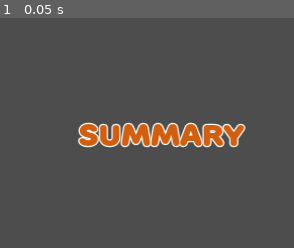
Above: before the commit, frame 1.
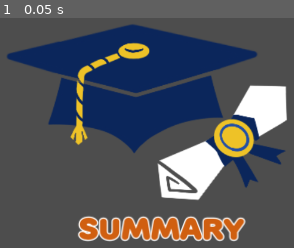
Above: after the commit, the same moment.

Repository: stem-career-paths/game
Game: Godot game, scene res://ui/epilogue/epilogue_summary.tscn
Two runs of this game, one before a commit and one after it. Both use one fixed random seed, a clock stepped at 60 frames per second and the inputs below. This scene is started directly instead of the project's main scene.
Inputs:
- Up to frame 1 (0.05 s): no input

The runs differ from the first frame. In frame 1, 42% of the frame differs, in the area x 2-98%, y 2-98%.
Error in both runs: Assertion failed: Epilogue must be set (res://ui/epilogue/epilogue_summary.gd:6)

Commit message:
Incorporate cap and diploma

Diff:
--- a/project/ui/epilogue/epilogue_summary.tscn
+++ b/project/ui/epilogue/epilogue_summary.tscn
@@ -1,7 +1,8 @@
-[gd_scene load_steps=3 format=3 uid="uid://cimsievr00ovi"]
+[gd_scene load_steps=4 format=3 uid="uid://cimsievr00ovi"]
 
 [ext_resource type="Script" path="res://ui/epilogue/epilogue_summary.gd" id="1_n85ry"]
 [ext_resource type="LabelSettings" uid="uid://bvm7q5p6moaui" path="res://ui/big_orange_label_style.tres" id="2_3hpwi"]
+[ext_resource type="Texture2D" uid="uid://0np2j7grfox2" path="res://ui/cap_and_diploma.png" id="3_ed6av"]
 
 [node name="EpilogueSummary" type="VBoxContainer"]
 anchors_preset = 15
@@ -11,6 +12,16 @@
 grow_vertical = 2
 alignment = 1
 script = ExtResource("1_n85ry")
+
+[node name="MarginContainer2" type="MarginContainer" parent="."]
+layout_mode = 2
+theme_override_constants/margin_left = 110
+theme_override_constants/margin_bottom = 12
+
+[node name="TextureRect" type="TextureRect" parent="MarginContainer2"]
+layout_mode = 2
+texture = ExtResource("3_ed6av")
+stretch_mode = 2
 
 [node name="Label" type="Label" parent="."]
 layout_mode = 2
Binary file changed: project/ui/cap_and_diploma.png
